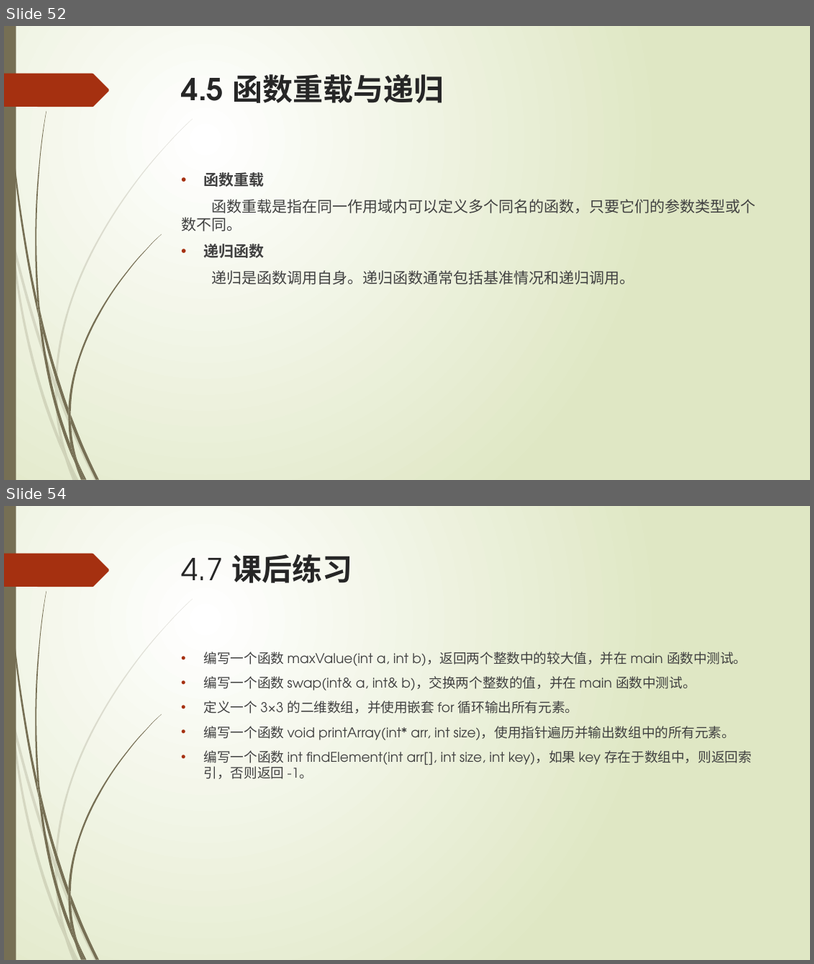
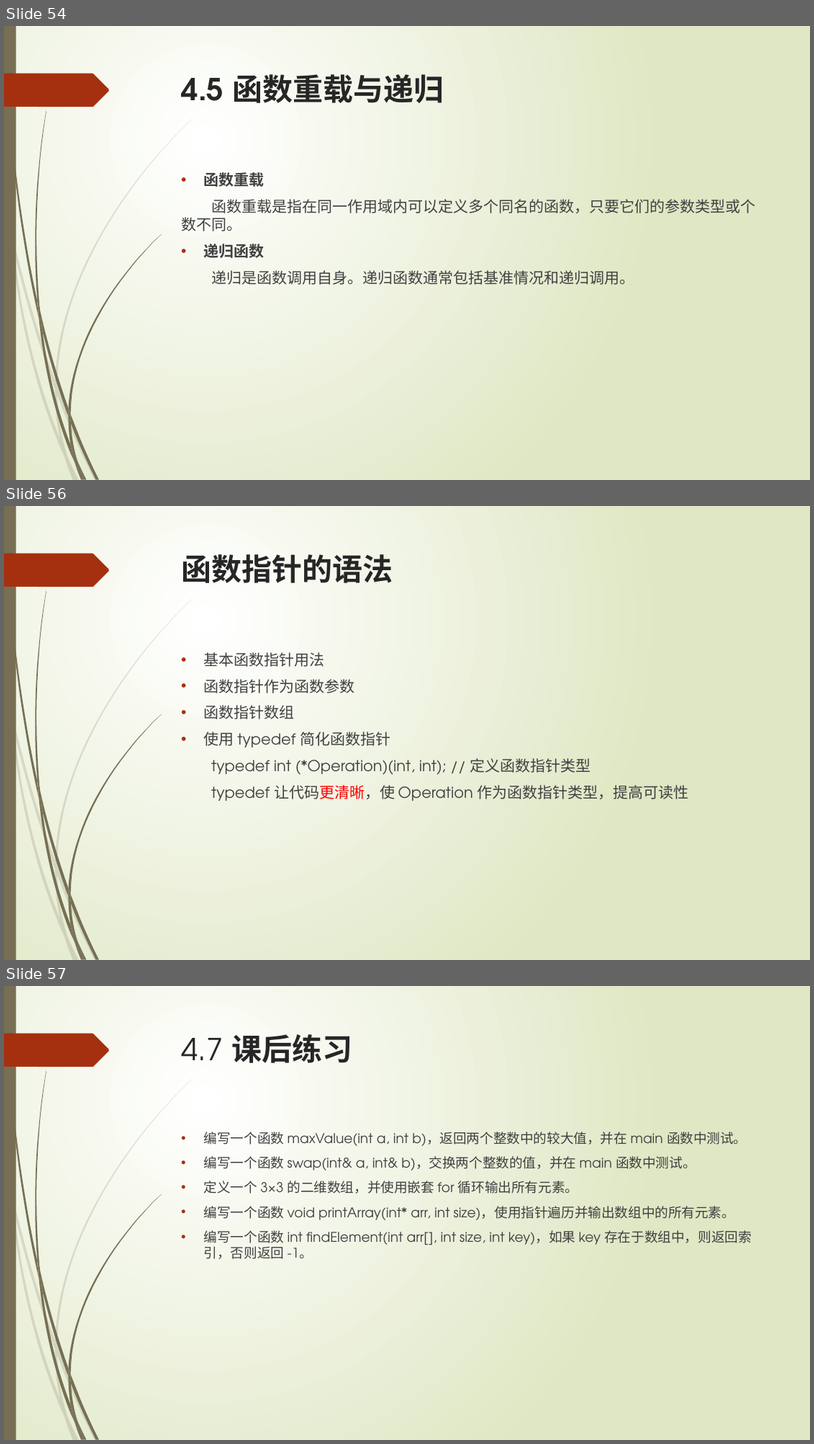
Before and after one commit to liuty2006/learn, a slide deck: learn_cpp/docs/C++语言培训.pptx. Shown one above the other, each under a label of ours: slides 52 and 54 before the commit, slides 54, 56 and 57 after it; the slides between them are not shown. The pictures are 814x964 and 814x1444 pixels, drawn with LibreOffice and Linux fonts; fonts in the diff are those of the drawing. Boxes give left, top, right and bottom in pixels: in the first picture for what was removed or moved away, otherwise in the second. Text is boxed around its words. In the diff, an @@ line names an element or a change of style, - is before the commit and + after.

```diff
--- a/learn_cpp/docs/C++语言培训.pptx
+++ b/learn_cpp/docs/C++语言培训.pptx
@@ slide 56 added at [4,506,810,960], background gradient #FFFFFF to #DFE8C4; not listed: 24 template elements that a slide beside it also shows @@
@@ title added at [182,554,394,583], 36 pt, text #262626, bold @@
+函数指针的语法
@@ text added at [204,652,689,800], 18 pt, text #404040 @@
+• 基本函数指针用法
+• 函数指针作为函数参数
+• 函数指针数组
+• 使用 typedef 简化函数指针
+typedef int (*Operation)(int, int); // 定义函数指针类型
+typedef 让代码更清晰，使 Operation 作为函数指针类型，提高可读性
@@ what was slide 52 is now slide 54 @@
@@ what was slide 54 is now slide 57 @@
```
Also in this commit, not shown: 4 slides changed, 2 other slides added, 9 other files.
